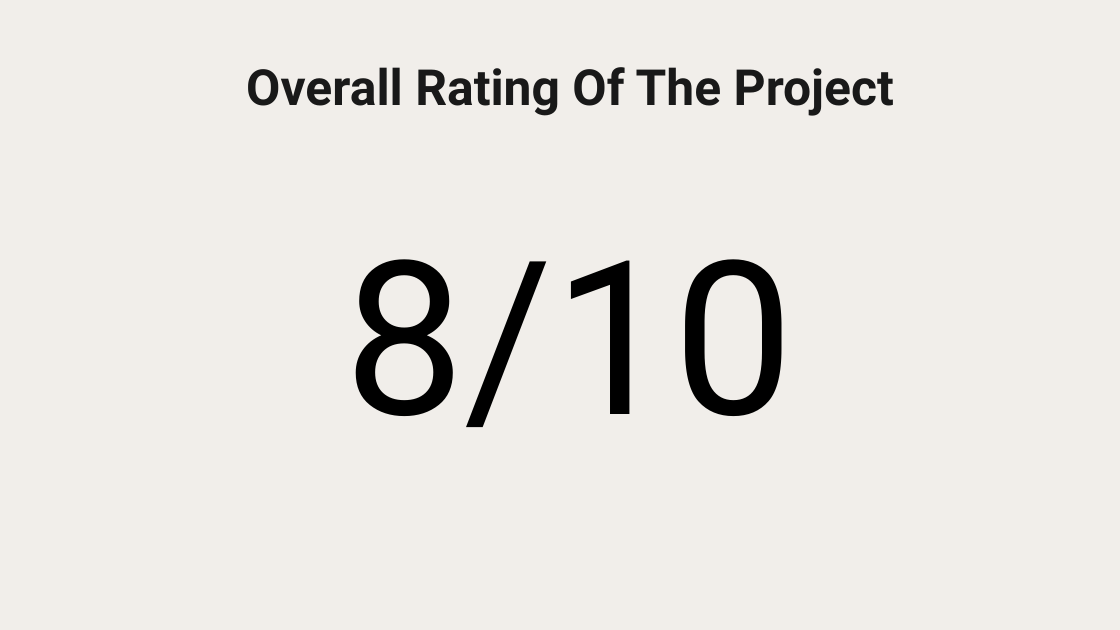
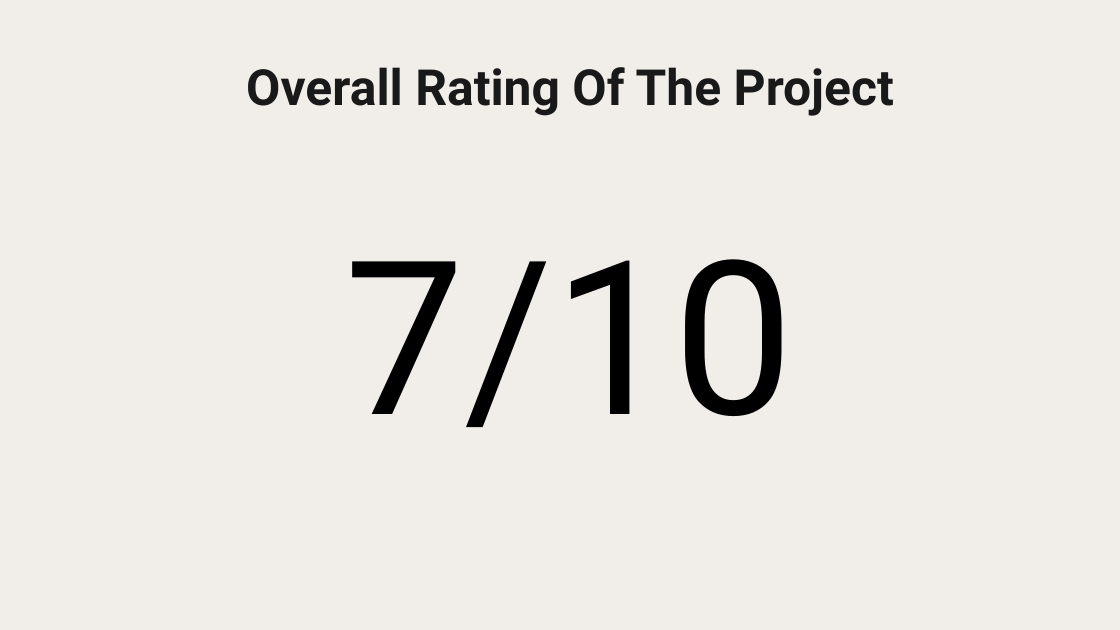
Before and after one commit to Jam-Burger/Guesthouse-Booking-and-Management-System, a slide deck: slide 10 of Documentation/PPT_Grp_6.pptx. Drawn at 1120x630 pixels with LibreOffice and Linux fonts; fonts in the diff are those of the drawing; background and template pictures are left out. Boxes give left, top, right and bottom in pixels: in the first picture for what was removed or moved away, otherwise in the second. Text is boxed around its words. In the diff, an @@ line names an element or a change of style, - is before the commit and + after.

```diff
--- a/Documentation/PPT_Grp_6.pptx
+++ b/Documentation/PPT_Grp_6.pptx
@@ text at (344,259,794,427): text changed @@
-8/10
+7/10
```
Also in this commit, not shown: 1 other slide changed, 5 other files.
